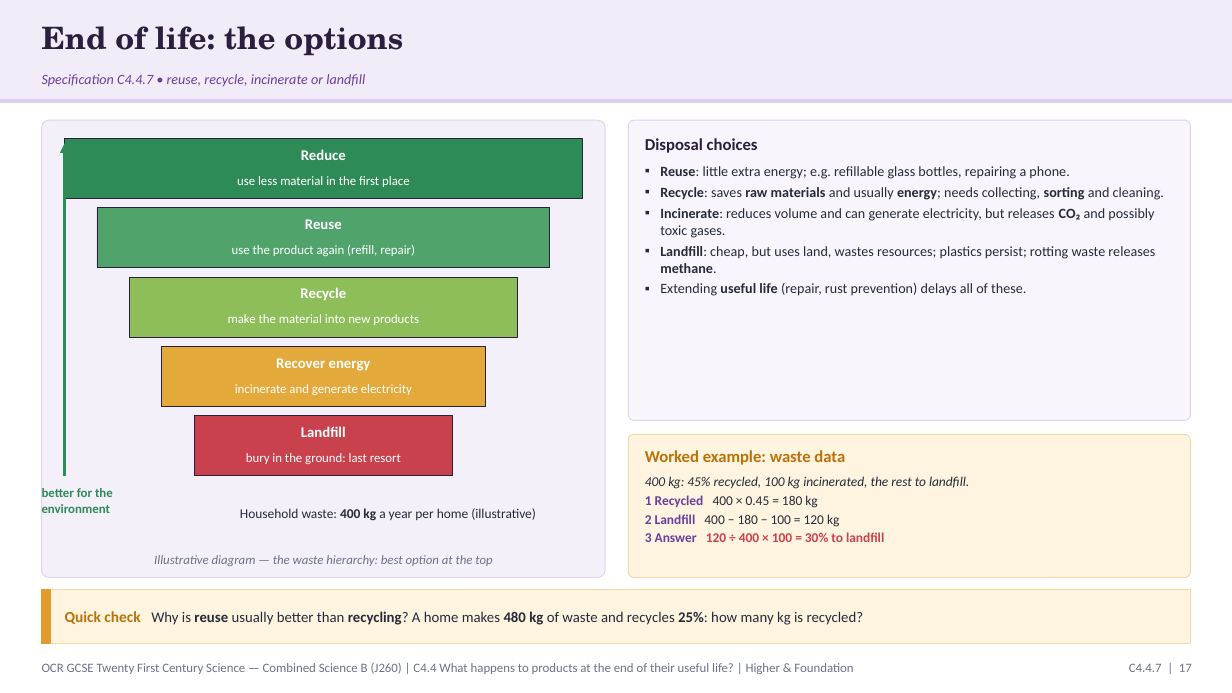
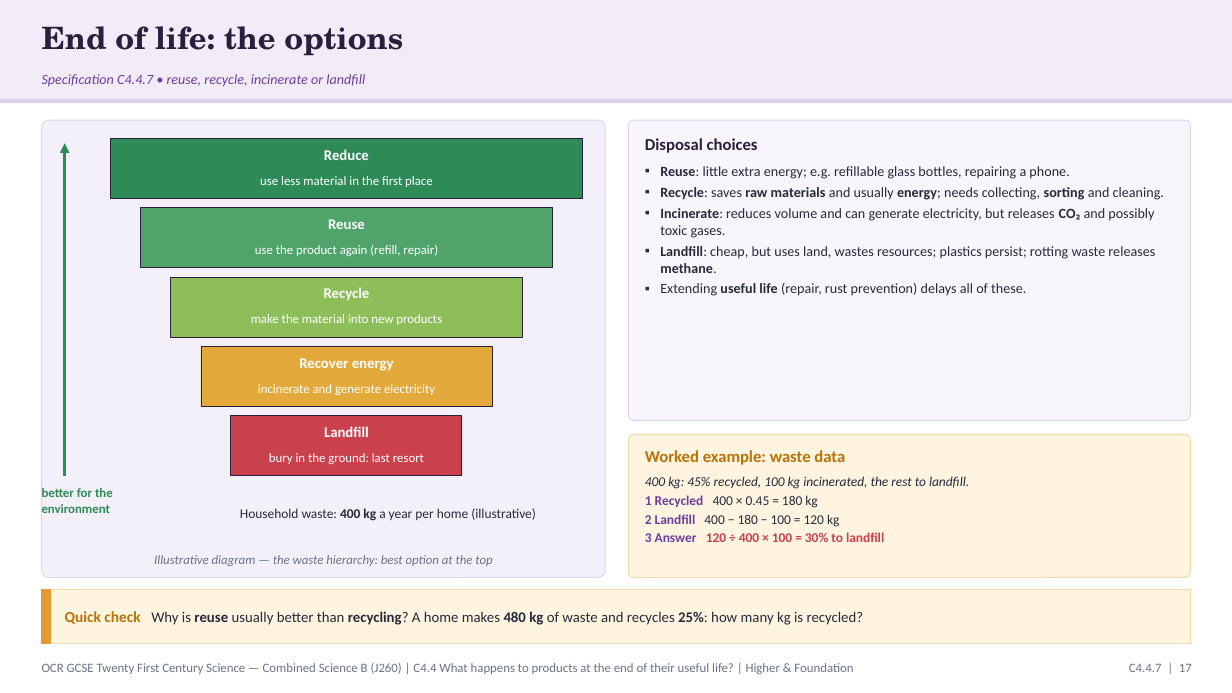
Before and after one commit to pstephenphilip-ship-it/Piri-MBBS, a slide deck: slide 17 of gcse-slides/ocr-chemistry/OCR21C_C4.4_EndOfLife_Combined.pptx. Drawn at 1232x693 pixels with LibreOffice and Linux fonts; fonts in the diff are those of the drawing. Boxes give left, top, right and bottom in pixels: in the first picture for what was removed or moved away, otherwise in the second. Text is boxed around its words. In the diff, an @@ line names an element or a change of style, - is before the commit and + after.

```diff
--- a/gcse-slides/ocr-chemistry/OCR21C_C4.4_EndOfLife_Combined.pptx
+++ b/gcse-slides/ocr-chemistry/OCR21C_C4.4_EndOfLife_Combined.pptx
@@ text "Reduce": place and size @@
-text "Reduce" at (301,149,346,160)
+text "Reduce" at (324,149,369,160)
@@ rectangle: place and size @@
-rectangle at (65,139,582,199)
+rectangle at (111,139,582,199)
@@ text "use less material in the ...": place and size @@
-text "use less material in the ..." at (237,176,410,187)
+text "use less material in the ..." at (260,176,433,187)
@@ rectangle: place and size @@
-rectangle at (97,208,550,268)
+rectangle at (140,208,552,268)
@@ text "Reuse": place and size @@
-text "Reuse" at (305,219,342,229)
+text "Reuse" at (328,219,365,229)
@@ text "use the product again (refill, ...": place and size @@
-text "use the product again (refill, ..." at (232,245,415,256)
+text "use the product again (refill, ..." at (255,245,438,256)
@@ text "Recycle": place and size @@
-text "Recycle" at (300,287,346,301)
+text "Recycle" at (324,287,370,301)
@@ rectangle: place and size @@
-rectangle at (129,277,518,337)
+rectangle at (171,277,522,337)
@@ text "make the material into new ...": place and size @@
-text "make the material into new ..." at (228,314,419,325)
+text "make the material into new ..." at (251,314,442,325)
@@ text "Recover energy": place and size @@
-text "Recover energy" at (276,358,371,371)
+text "Recover energy" at (299,358,394,371)
@@ rectangle: place and size @@
-rectangle at (162,347,485,407)
+rectangle at (201,347,492,407)
@@ text "incinerate and generate electricity": place and size @@
-text "incinerate and generate electricity" at (235,384,412,395)
+text "incinerate and generate electricity" at (258,384,435,395)
@@ text "Landfill": place and size @@
-text "Landfill" at (301,426,346,437)
+text "Landfill" at (324,426,369,437)
@@ rectangle: place and size @@
-rectangle at (194,416,453,476)
+rectangle at (231,416,462,476)
@@ text "bury in the ground: last ...": place and size @@
-text "bury in the ground: last ..." at (246,453,401,464)
+text "bury in the ground: last ..." at (269,453,424,464)
```
Also in this commit, not shown: 9 other slides changed, 4 other files.
